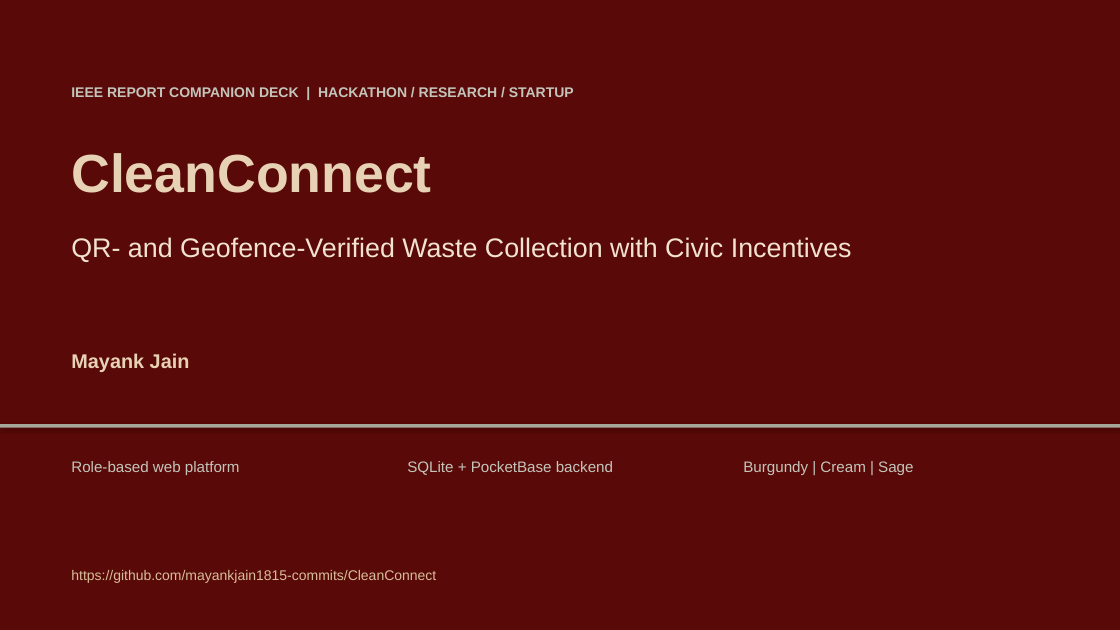
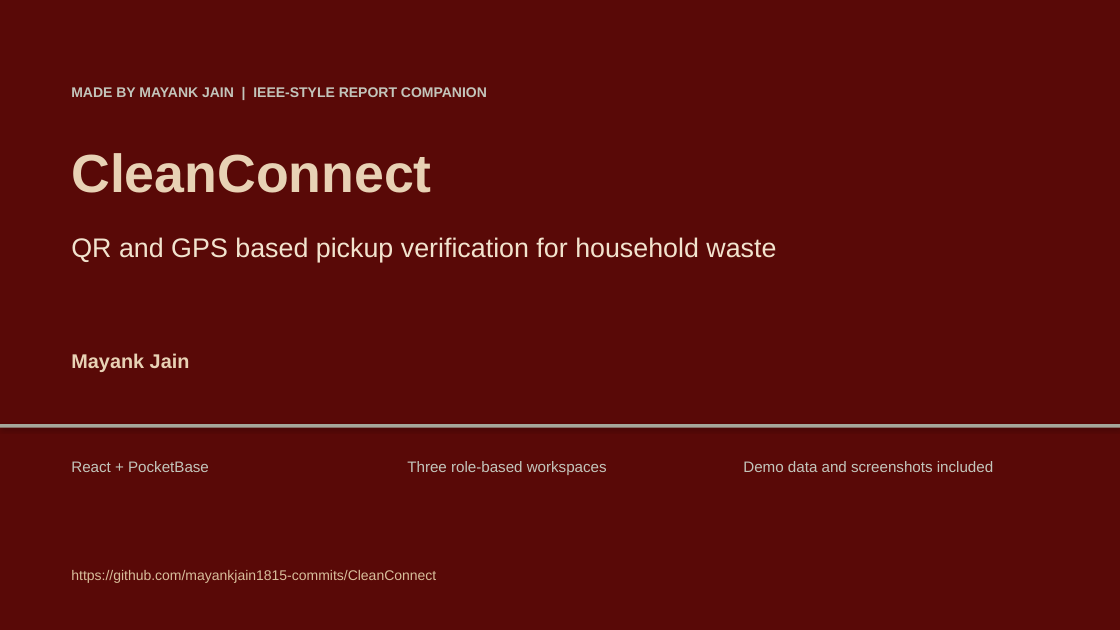
Before and after one commit to mayankjain1815-commits/CleanConnect, a slide deck: slide 1 of docs/presentation/CleanConnect_Presentation.pptx. Drawn at 1120x630 pixels with LibreOffice and Linux fonts; fonts in the diff are those of the drawing. Boxes give left, top, right and bottom in pixels: in the first picture for what was removed or moved away, otherwise in the second. Text is boxed around its words. In the diff, an @@ line names an element or a change of style, - is before the commit and + after.

Commit message:
Fix local dev startup and rewrite docs accurately

```diff
--- a/docs/presentation/CleanConnect_Presentation.pptx
+++ b/docs/presentation/CleanConnect_Presentation.pptx
@@ text at [71,87,487,97]: text changed @@
-IEEE REPORT COMPANION DECK | HACKATHON / RESEARCH / STARTUP
+MADE BY MAYANK JAIN | IEEE-STYLE REPORT COMPANION
@@ text at [71,237,776,263]: text changed @@
-QR- and Geofence-Verified Waste Collection with Civic Incentives
+QR and GPS based pickup verification for household waste
@@ text at [71,461,209,472]: text changed @@
-Role-based web platform
+React + PocketBase
@@ text at [407,461,607,475]: text changed @@
-SQLite + PocketBase backend
+Three role-based workspaces
@@ text at [743,461,993,472]: text changed @@
-Burgundy | Cream | Sage
+Demo data and screenshots included
```
Also in this commit, not shown: 13 other slides changed, 11 other files.
